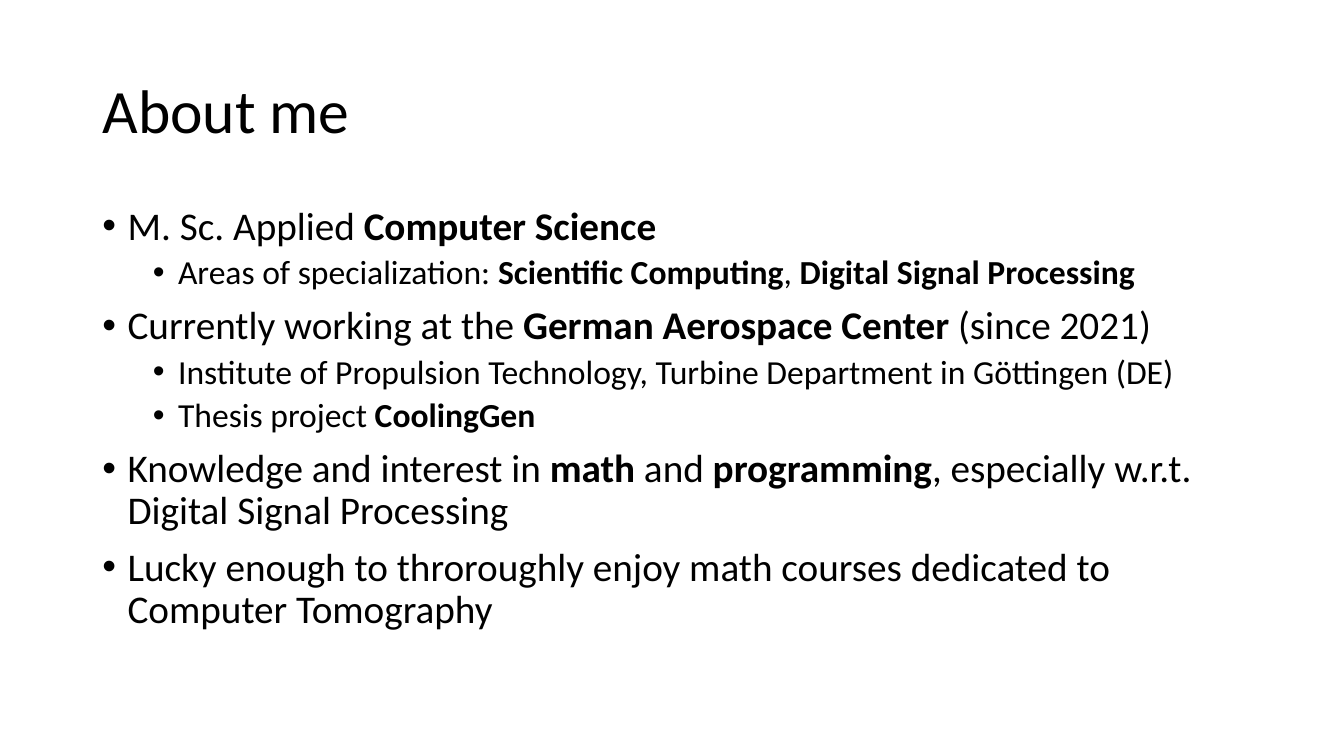
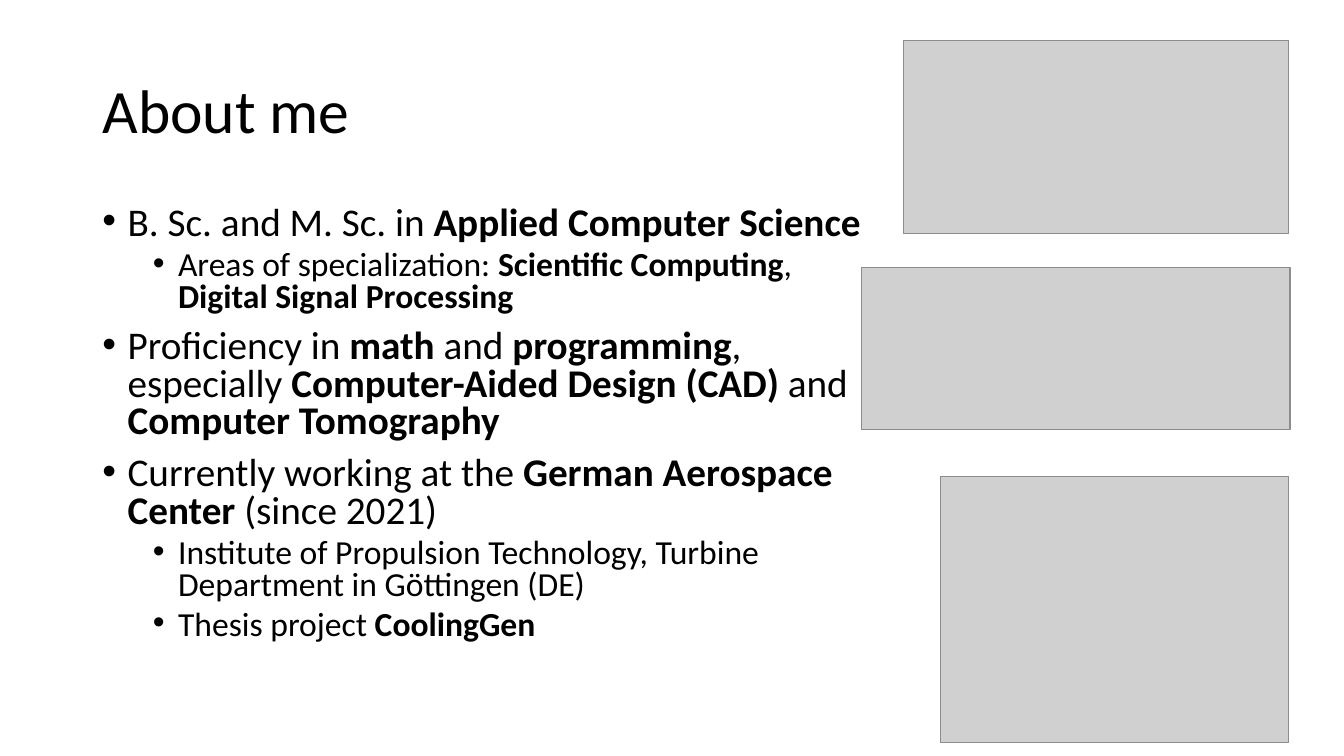
Before and after one commit to boolean-julian/coolinggen_thesis, a slide deck: slide 4 of julianlueken.pptx (slide 2 before the commit). Drawn at 1344x756 pixels with LibreOffice and Linux fonts; fonts in the diff are those of the drawing; grey boxes stand for pictures. Boxes give left, top, right and bottom in pixels: in the first picture for what was removed or moved away, otherwise in the second. Text is boxed around its words. In the diff, an @@ line names an element or a change of style, - is before the commit and + after.

```diff
--- a/julianlueken.pptx
+++ b/julianlueken.pptx
@@ picture added at [904,40,1289,234] @@
@@ text at [128,208,860,242]: text changed @@
-• M. Sc. Applied Computer Science
+• B. Sc. and M. Sc. in Applied Computer Science
@@ text at [128,252,833,642]: line spacing 0.9 to 0.8 @@
@@ picture added at [862,267,1291,430] @@
@@ text at [128,331,848,441]: paragraph added @@
+• Proficiency in math and programming, especially Computer-Aided Design (CAD) and Computer Tomography
@@ text at [128,454,1191,630]: paragraphs removed @@
-• Knowledge and interest in math and programming, especially w.r.t. Digital Signal Processing
-• Lucky enough to throroughly enjoy math courses dedicated to Computer Tomography
@@ picture added at [941,477,1289,743] @@
```
Also in this commit, not shown: 12 other slides changed, 6 slides added, 5 slides removed.
